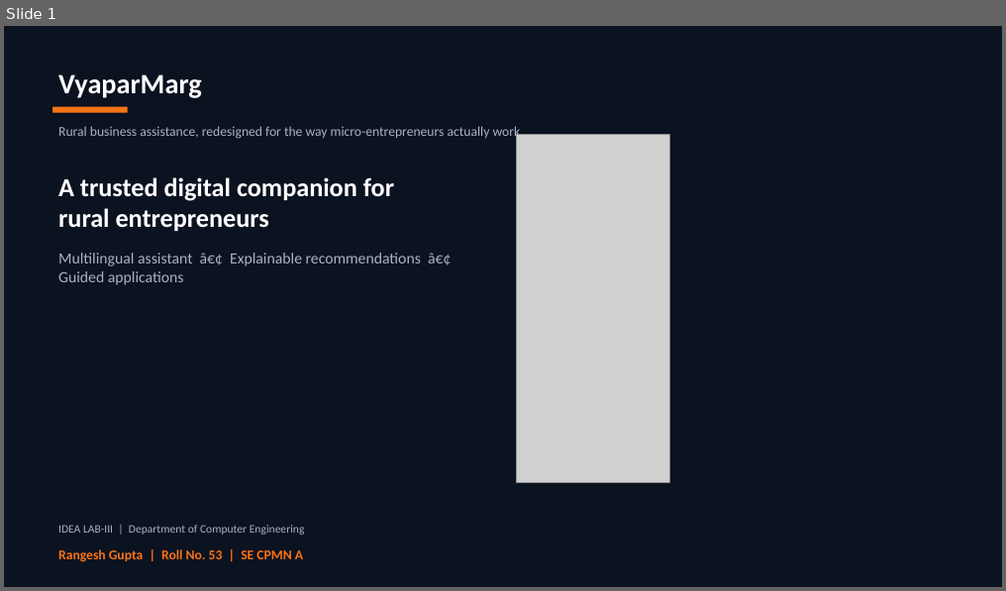
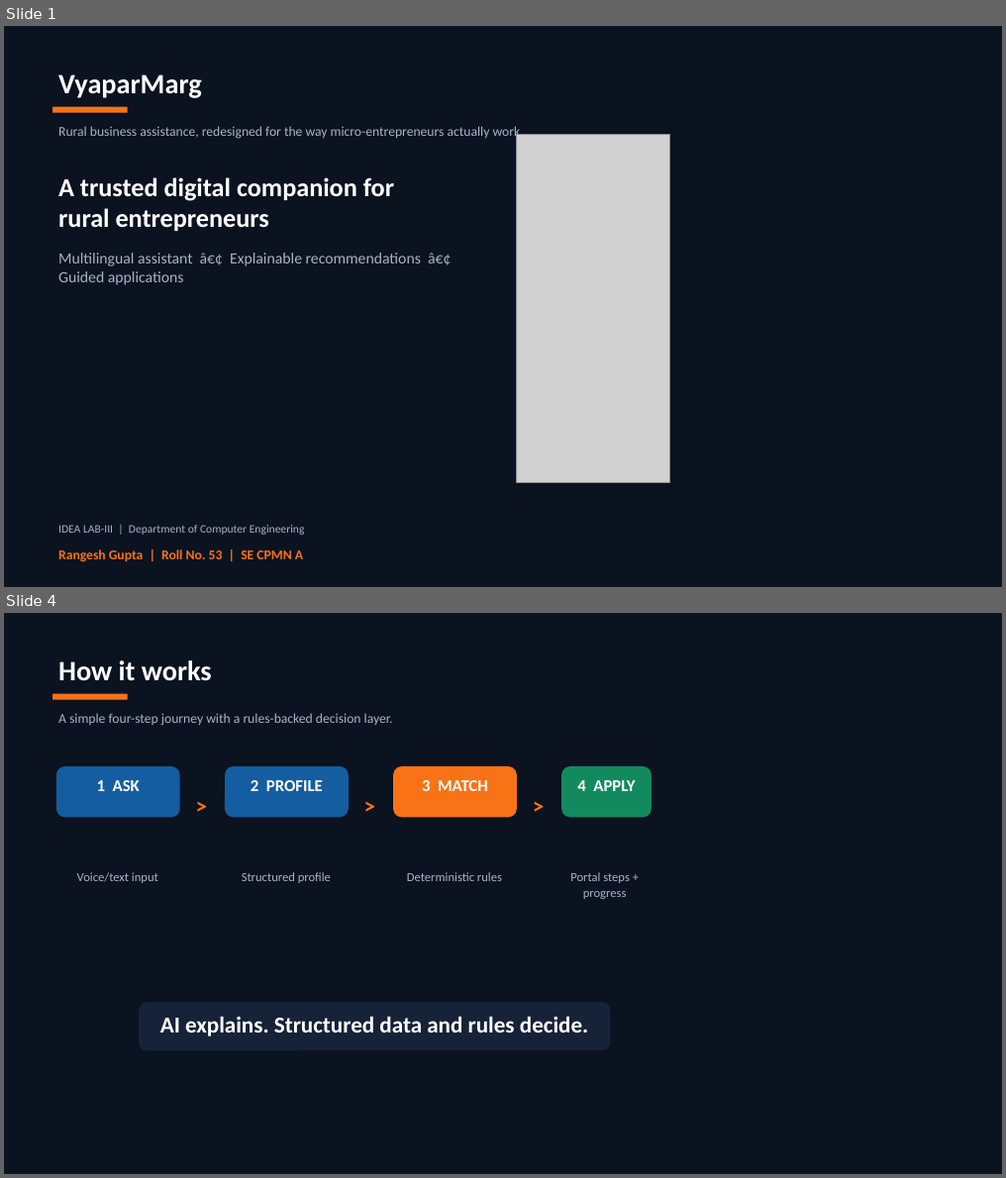
Before and after one commit to rangeshsha-Rookie/VyaparMarg, a slide deck: VyaparMarg_Modern_Presentation.pptx. Shown one above the other, each under a label of ours: slide 1 before the commit, slides 1 and 4 after it; the slides between them are not shown. The pictures are 1006x591 and 1006x1178 pixels, drawn with LibreOffice and Linux fonts; fonts in the diff are those of the drawing; grey boxes stand for pictures. Boxes give left, top, right and bottom in pixels: in the first picture for what was removed or moved away, otherwise in the second. Text is boxed around its words. In the diff, an @@ line names an element or a change of style, - is before the commit and + after.

```diff
--- a/VyaparMarg_Modern_Presentation.pptx
+++ b/VyaparMarg_Modern_Presentation.pptx
@@ slide 4 added at (4,613,1002,1174), background #0B1220 @@
@@ text added at (58,661,212,681), 27 pt, text #FFFFFF, bold @@
+How it works
@@ rectangle added at (53,694,128,700), fill #F97316 @@
@@ text added at (58,713,393,726), 13 pt, text #A8B3C7 @@
+A simple four-step journey with a rules-backed decision layer.
@@ rounded rectangle added at (56,766,180,817), fill #145DA0, 16 pt, text #FFFFFF, bold @@
+1 ASK
@@ right arrow added at (190,777,221,809), 22 pt, text #F97316, bold @@
+>
@@ rounded rectangle added at (225,766,349,817), fill #145DA0, 16 pt, text #FFFFFF, bold @@
+2 PROFILE
@@ right arrow added at (358,777,389,809), 22 pt, text #F97316, bold @@
+>
@@ rounded rectangle added at (393,766,517,817), fill #F97316, 16 pt, text #FFFFFF, bold @@
+3 MATCH
@@ right arrow added at (527,777,558,809), 22 pt, text #F97316, bold @@
+>
@@ rounded rectangle added at (561,766,651,817), fill #138A5E, 16 pt, text #FFFFFF, bold @@
+4 APPLY
@@ text added at (77,872,158,883), 12 pt, text #A8B3C7 @@
+Voice/text input
@@ text added at (242,872,331,883), 12 pt, text #A8B3C7 @@
+Structured profile
@@ text added at (407,872,502,881), 12 pt, text #A8B3C7 @@
+Deterministic rules
@@ text added at (570,872,630,899), 12 pt, text #A8B3C7 @@
+Portal steps + progress
@@ rounded rectangle added at (139,1002,611,1051), fill #162238, 22 pt, text #FFFFFF, bold @@
+AI explains. Structured data and rules decide.
```
Also in this commit, not shown: 1 slide changed, 7 other slides added, 2 other files.
